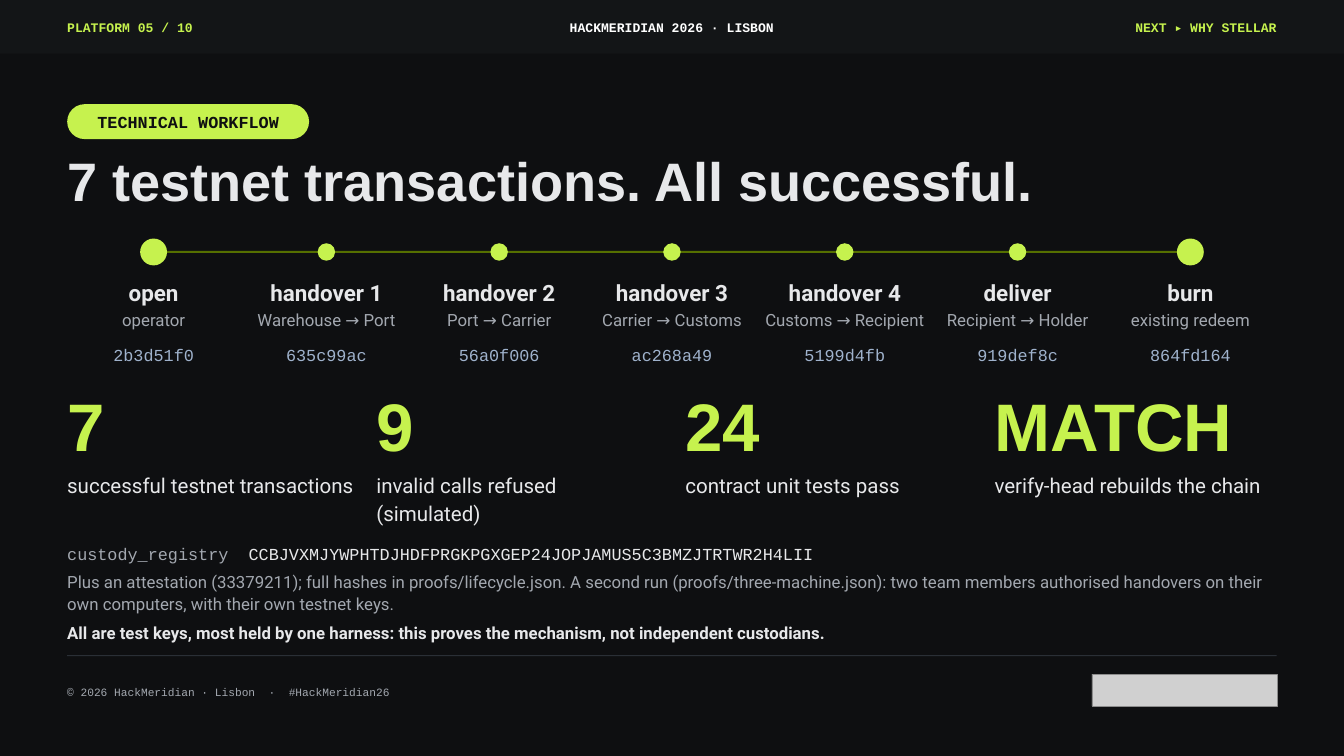
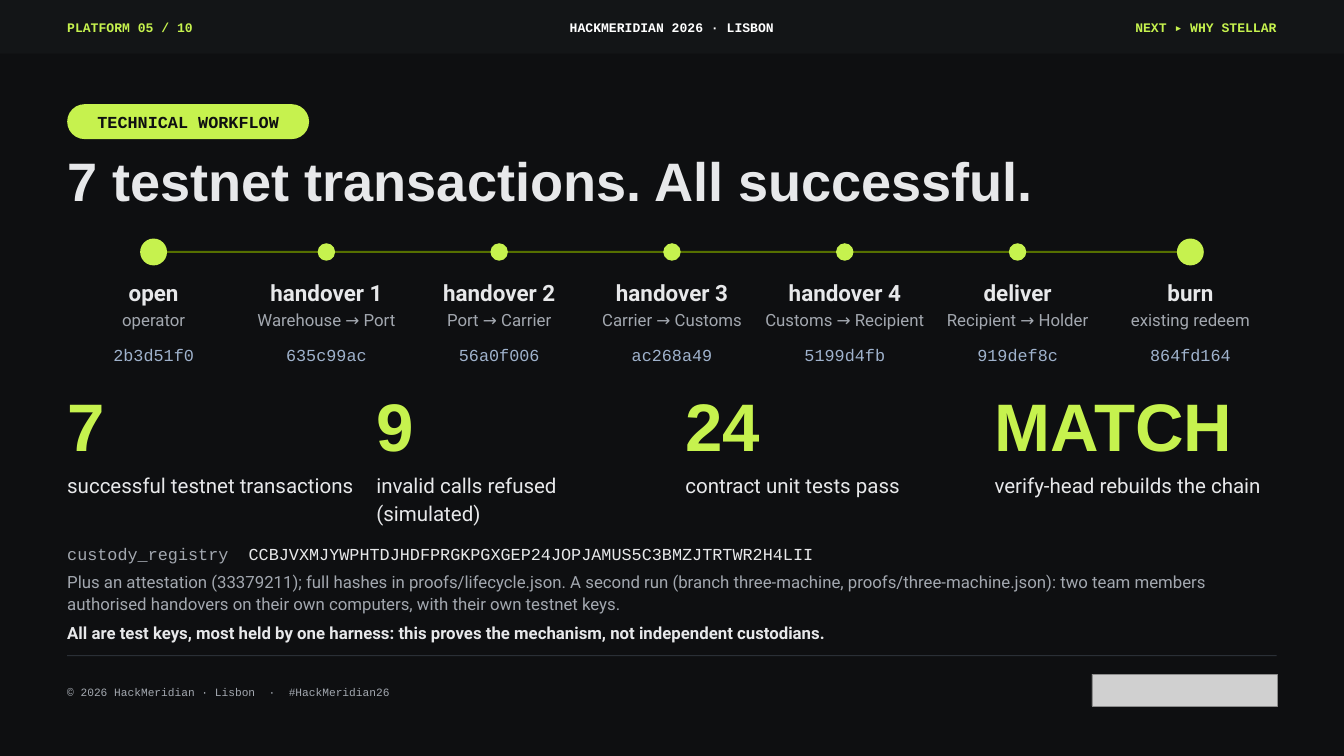
Before and after one commit to pwsaragossy/hackmeridian-cos, a slide deck: slide 5 of projects/hackmeridian-rail/deck/radox-custody-rail.pptx. Drawn at 1344x756 pixels with LibreOffice and Linux fonts; fonts in the diff are those of the drawing; grey boxes stand for pictures. Boxes give left, top, right and bottom in pixels: in the first picture for what was removed or moved away, otherwise in the second. Text is boxed around its words. In the diff, an @@ line names an element or a change of style, - is before the commit and + after.

```diff
--- a/projects/hackmeridian-rail/deck/radox-custody-rail.pptx
+++ b/projects/hackmeridian-rail/deck/radox-custody-rail.pptx
@@ text at (67,575,1206,614): text changed @@
-Plus an attestation (33379211); full hashes in proofs/lifecycle.json. A second run (proofs/three-machine.json): two team members authorised handovers on their own computers, with their own testnet keys.
+Plus an attestation (33379211); full hashes in proofs/lifecycle.json. A second run (branch three-machine, proofs/three-machine.json): two team members authorised handovers on their own computers, with their own testnet keys.
```
Also in this commit, not shown: 1 other slide changed, 6 other files.
